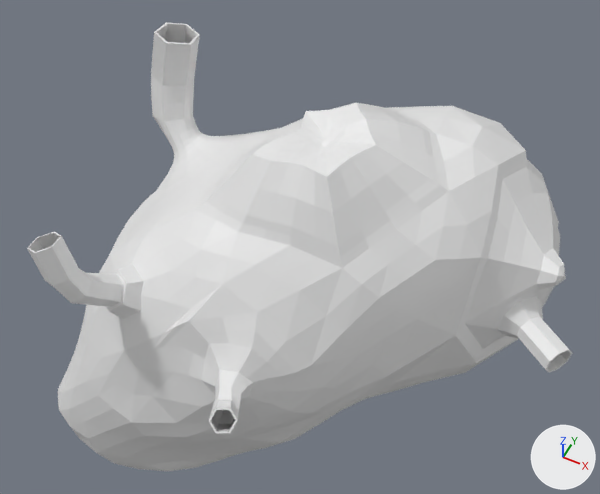
One commit to the glTF model FBX/glb/HigadoLuminis.glb: the scene before it, then after it.
Both versions are drawn from a 50 mm lens placed at (4.8, -7.76, 12.54), pointed at (0.16, 1.51, 0.95). Arrows for +X, +Y and +Z are at lower right; the lights stay in place. Where no turn or scale is listed for an object, it has been applied to the vertices. Vertices at the same position are counted once.
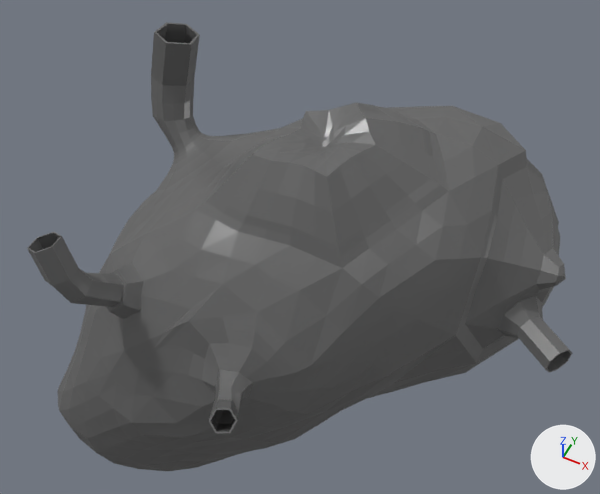
The newer file is also rescaled (x43.65), turned or shifted as a whole; pictures and numbers use the older file's frame.

Changed parts and their boxes (x1, y1, x2, y2) in the pictures (600 x 494 px):
part 1 of me_icosphere, recoloured (white to grey): (27, 22, 572, 471) in both

The change, as a list of edits to the scene's bpy script:
```text
Add mat_material_010:
    mat_material_010 = principled_material('Material.010')
    mat_material_010.base_color = (0.131, 0.131, 0.131)  # dark grey #656565
    mat_material_010.roughness = 0.326
Change me_icosphere:
    where me_icosphere.from_pydata(...)  # 1459 vertices, 2861 faces; spans x -3.87..5.29, y -3.03..4.92, z -3.95..4.52
    used by ob_icosphere; location = (0.0, 0.0, 0.0)
    me_icosphere part 1: 2861 faces spanning x -3.87..5.29, y -3.03..4.92, z -3.95..4.52 switch from no material to mat_material_010 (dark grey #656565)
```
